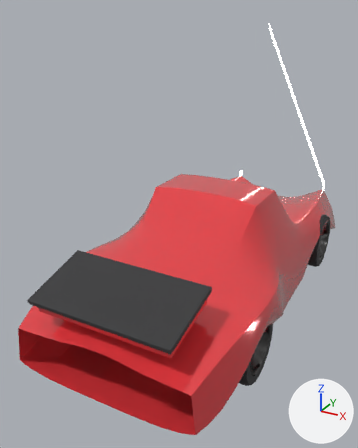
A saved change to the glTF model exports/Car_Porsche_911_Turbo_930_1970s.glb.
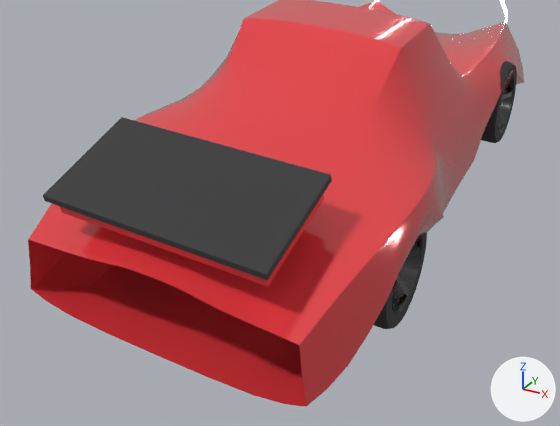
The first picture shows the older version from a camera (50 mm lens) standing at (1.89, -4.35, 2.87) and looking at (-0.39, -0.21, 0.8). The close-ups show the older and then the newer version on the part from 0% to 100% of the width and 39% to 100% of the height of that picture. Only the edits that show in the close-ups are written down. The lights are fixed; the arrows at lower right show +X, +Y and +Z. Where no turn or scale is listed for an object, it has been applied to the vertices. Vertices at exactly the same position are counted once.

Objects in the first close-up: 'AERO_Porsche930_WhaleTail_Base', 'AERO_Porsche930_WhaleTail_RubberLip', 'BODY_Porsche930Turbo_MainHull', 'WHEEL_FL_Tire', 'WHEEL_RL_Rim', 'WHEEL_RL_Tire' and 2 more.
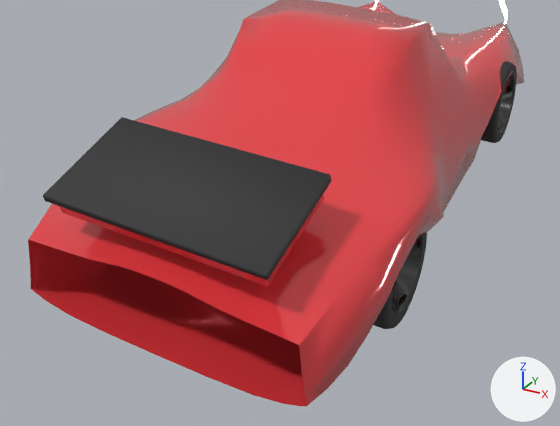
Where the newer file only moved an object's origin or applied its transform, the numbers keep the older frame.

Boxes [x1, y1, x2, y2] around the edits, measured in the close-ups (560 x 426 px):
```json
{"part": 1, "of": "me_aero_porsche930_whaletail_base_mesh", "change": "reshaped", "before": [59, 199, 323, 287], "after": [60, 199, 323, 287]}
{"part": 2, "of": "me_body_porsche930turbo_mainhull_mesh", "change": "cut back", "before": [30, 0, 524, 401], "after": [432, 28, 453, 161]}
```

The change, as JSON lines over the scene's bpy script:
```json
{"block": "me_aero_porsche930_whaletail_base_mesh", "where": "# used by ob_aero_porsche930_whaletail_base; location = (0.0, 0.0, 0.0)"}
{"op": "remove", "block": "me_aero_porsche930_whaletail_base_mesh", "code": "me_aero_porsche930_whaletail_base_mesh.from_pydata(...)  # 56 vertices, 108 faces; spans x -0.575..0.575, y -2.101..-1.539, z 0.756..1.004"}
{"op": "add", "block": "me_aero_porsche930_whaletail_base_mesh", "code": "me_aero_porsche930_whaletail_base_mesh.from_pydata(...)  # 13 vertices, 22 faces; spans x -0.574..0.574, y -2.1..-1.54, z 0.756..1.004"}
{"block": "me_aero_porsche930_whaletail_base_mesh", "change": "me_aero_porsche930_whaletail_base_mesh part 1"}
{"block": "me_aero_porsche930_whaletail_base_mesh", "change": "43 vertices are removed from x -0.575..0.575, y -2.101..-1.539, z 0.756..1.004"}
{"block": "me_aero_porsche930_whaletail_base_mesh", "change": "108 faces are deleted"}
{"block": "me_aero_porsche930_whaletail_base_mesh", "change": "22 new faces join them"}
{"block": "me_body_porsche930turbo_mainhull_mesh", "where": "# used by ob_body_porsche930turbo_mainhull; location = (0.0, 0.0, 0.0)"}
{"op": "remove", "block": "me_body_porsche930turbo_mainhull_mesh", "code": "me_body_porsche930turbo_mainhull_mesh.from_pydata(...)  # 1712 vertices, 3336 faces; spans x -0.94..0.94, y -2.14..2.15, z 0.12..1.3"}
{"op": "add", "block": "me_body_porsche930turbo_mainhull_mesh", "code": "me_body_porsche930turbo_mainhull_mesh.from_pydata(...)  # 497 vertices, 906 faces; spans x -0.94..0.94, y -2.14..2.15, z 0.12..1.3"}
{"block": "me_body_porsche930turbo_mainhull_mesh", "change": "me_body_porsche930turbo_mainhull_mesh part 2: 3 vertices moved within x -0.78..0.78, y -0.45..0.36, z 0.66..0.82; 1215 vertices removed from x -0.94..0.94, y -1.99..2.06, z 0.12..1.3"}
```
